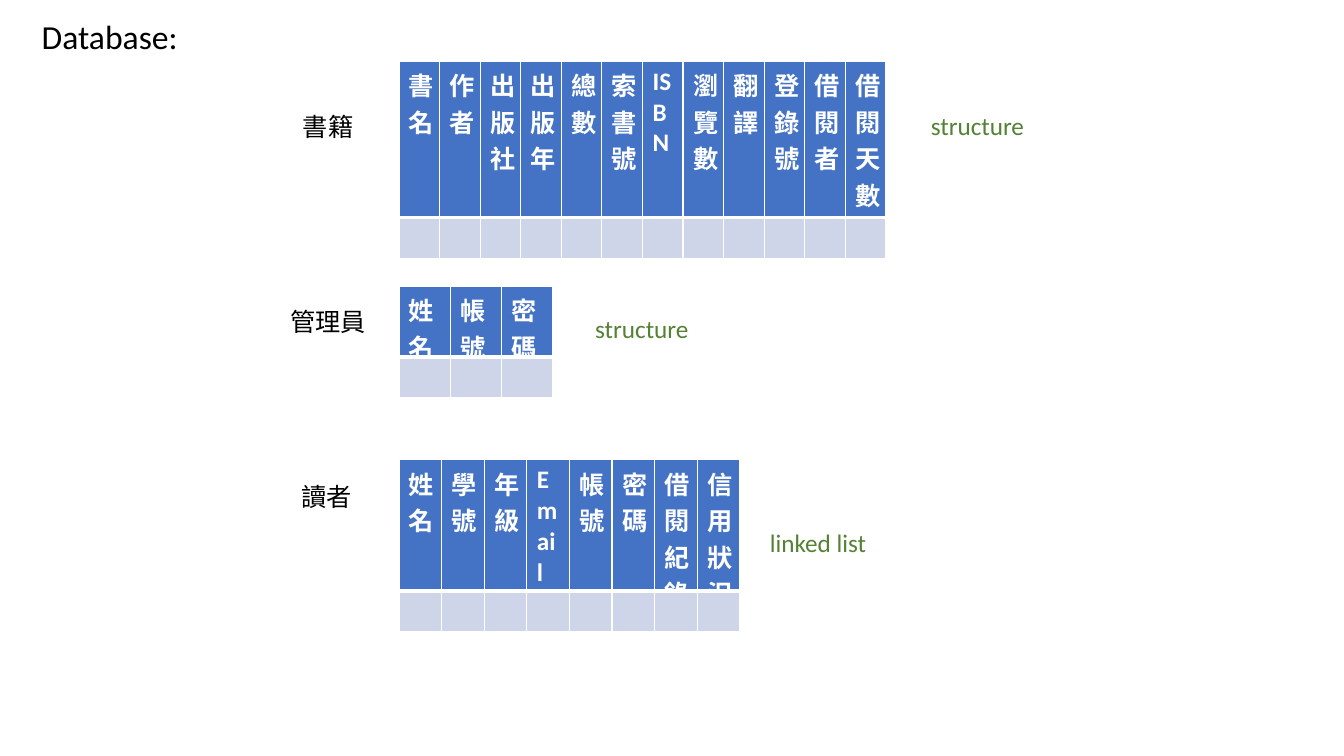
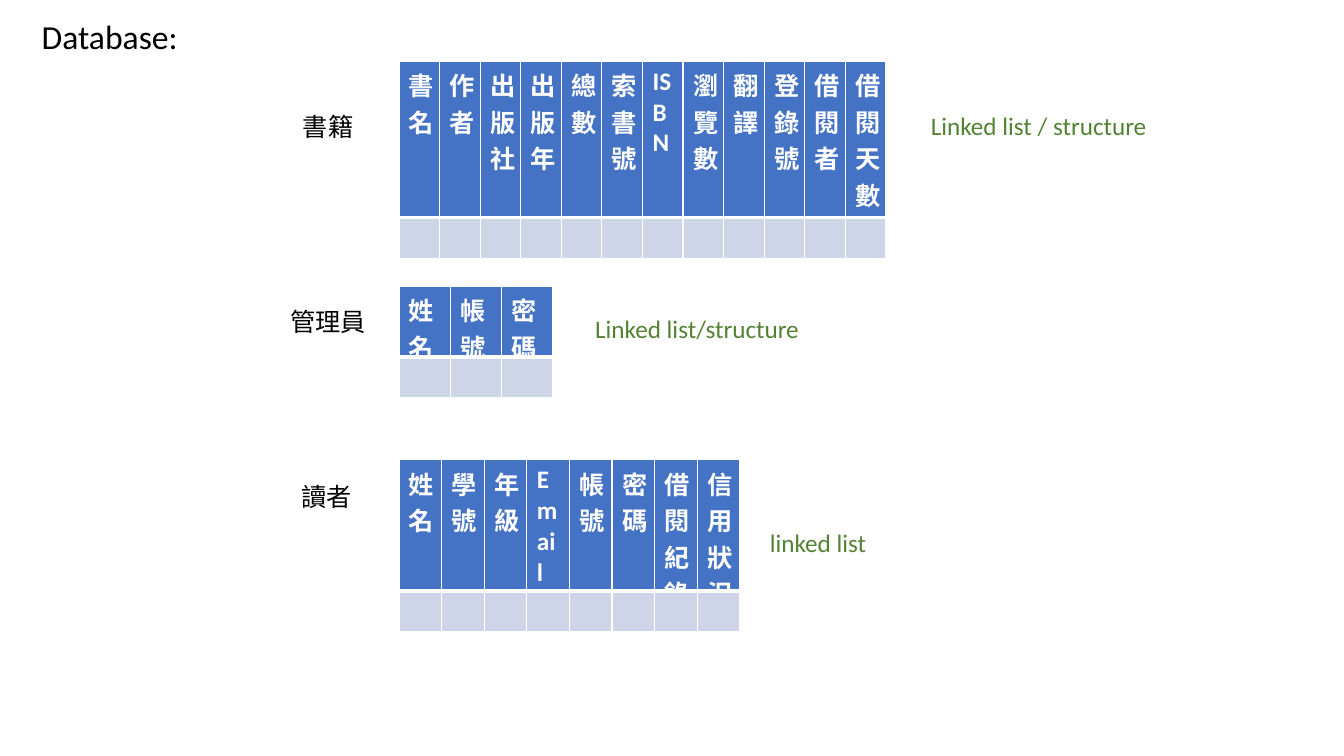
Before and after one commit to 1508leo/PD_Final_Project, a slide deck: slide 1 of outline.pptx. Drawn at 1344x756 pixels with LibreOffice and Linux fonts; fonts in the diff are those of the drawing. Boxes give left, top, right and bottom in pixels: in the first picture for what was removed or moved away, otherwise in the second. Text is boxed around its words. In the diff, an @@ line names an element or a change of style, - is before the commit and + after.

```diff
--- a/outline.pptx
+++ b/outline.pptx
@@ text at (931, 117, 1146, 135): text changed @@
-structure
+Linked list / structure
@@ text at (595, 320, 799, 339): text changed @@
-structure
+Linked list/structure
```
Also in this commit, not shown: 1 other slide changed.
